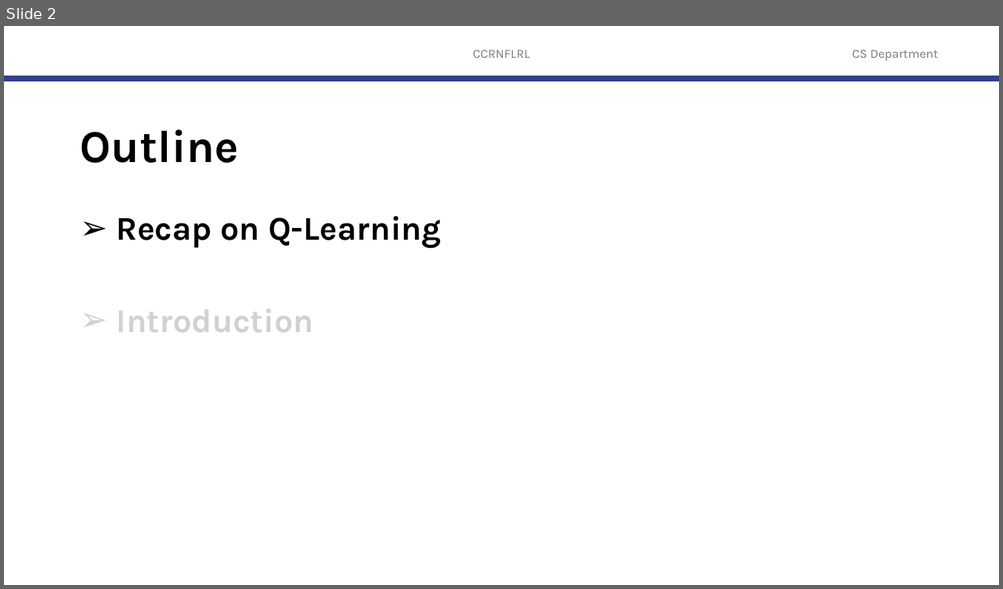
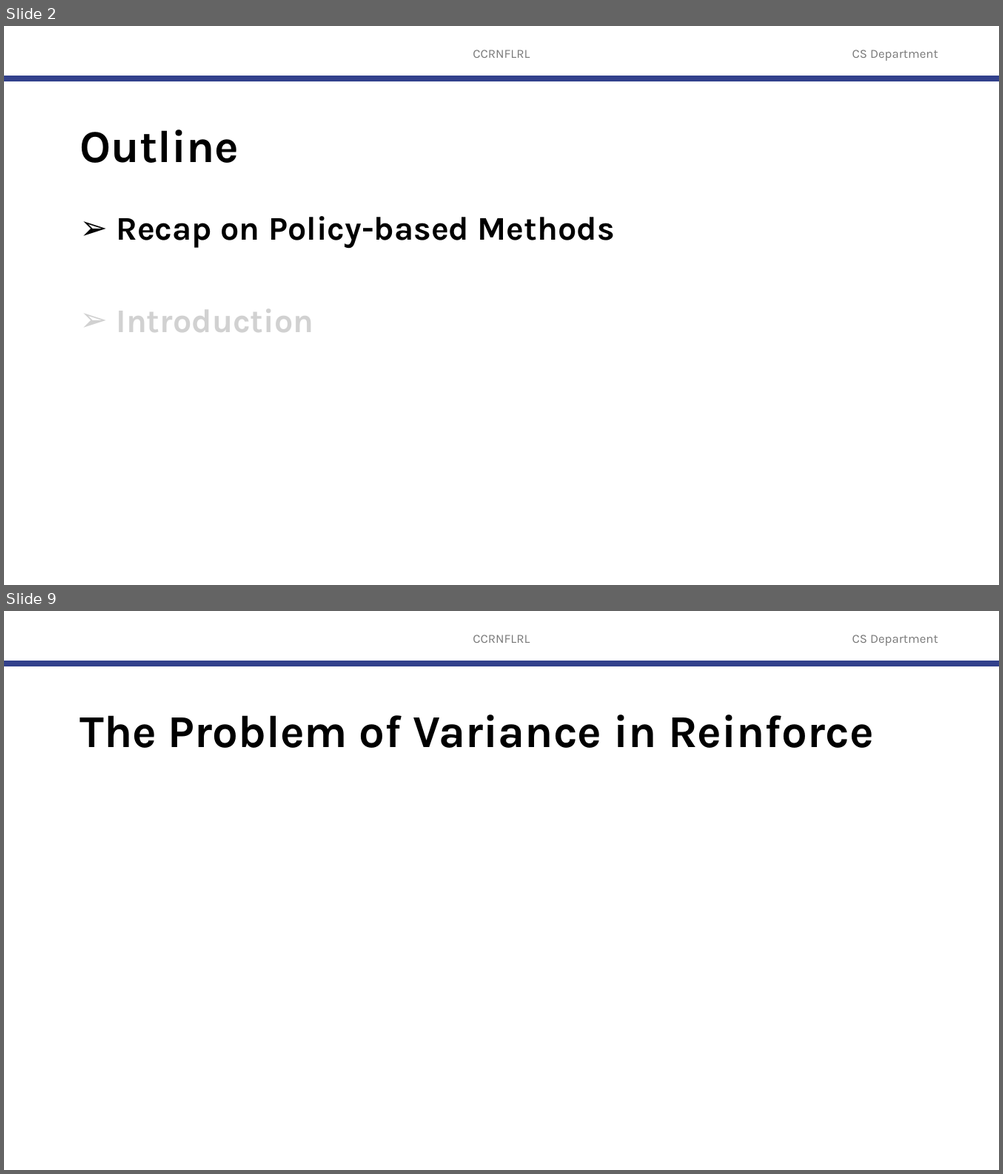
Before and after one commit to robitussin/CCRNFLRL, a slide deck: 7 - Policy Gradient Methods/Actor Critic.pptx. Shown one above the other, each under a label of ours: slide 2 before the commit, slides 2 and 9 after it; the slides between them are not shown. The pictures are 1003x589 and 1003x1174 pixels, drawn with LibreOffice and Linux fonts; fonts in the diff are those of the drawing; grey boxes stand for pictures; background and template pictures are left out. Boxes give left, top, right and bottom in pixels: in the first picture for what was removed or moved away, otherwise in the second. Text is boxed around its words. In the diff, an @@ line names an element or a change of style, - is before the commit and + after.

```diff
--- a/7 - Policy Gradient Methods/Actor Critic.pptx
+++ b/7 - Policy Gradient Methods/Actor Critic.pptx
@@ slide 9 added at box(4, 611, 999, 1170), background #FFFFFF; not listed: 3 template elements that a slide beside it also shows @@
@@ title added at box(79, 715, 874, 748), 44 pt, text #000000, bold @@
+The Problem of Variance in Reinforce
@@ slide 2 changed as well @@
@@ text at box(116, 216, 614, 249): text changed @@
-➢ Recap on Q-Learning
+➢ Recap on Policy-based Methods
```
Also in this commit, not shown: 27 other slides added, 50 slides removed.
